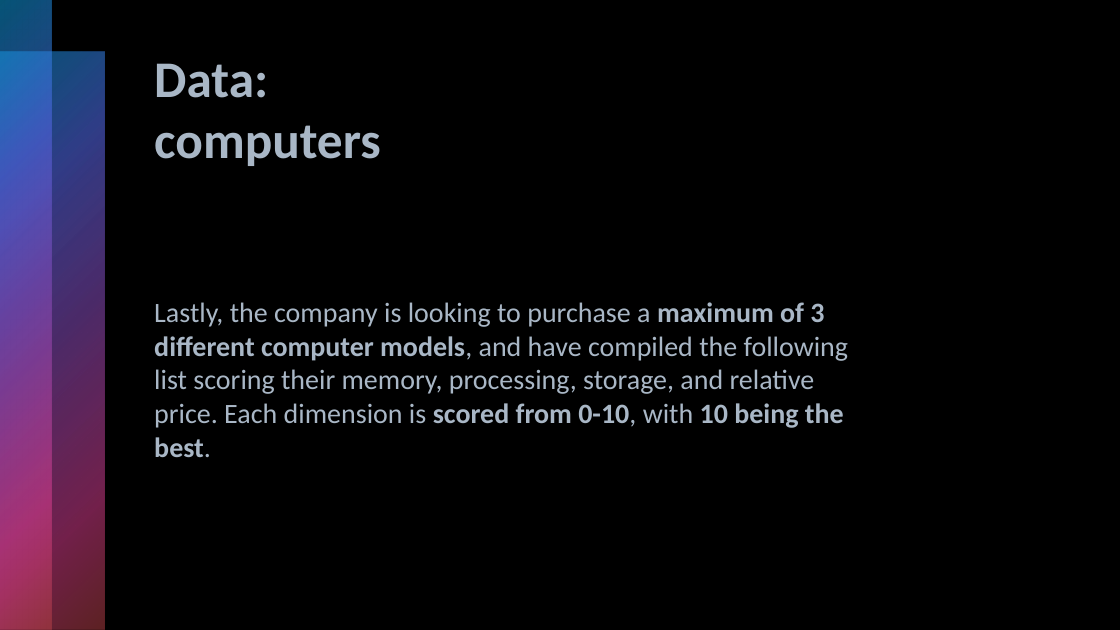
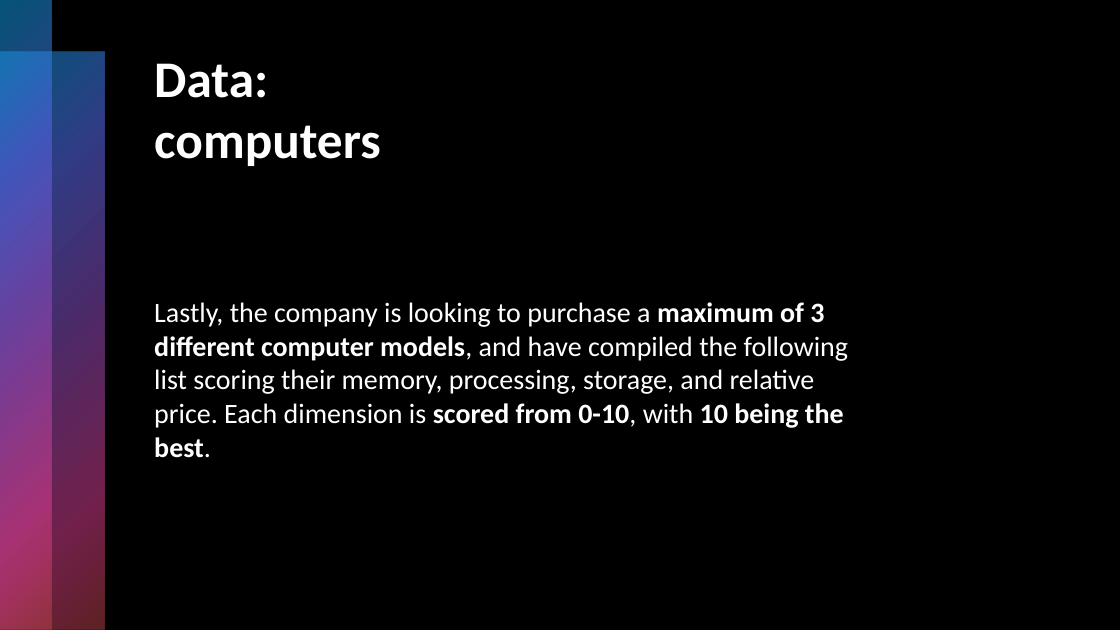
Before and after one commit to tunczyk101/computer_purchase_problem, a slide deck: slide 7 of ppt/J.Sliwa_TechnicalDebrief.pptx. Drawn at 1120x630 pixels with LibreOffice and Linux fonts; fonts in the diff are those of the drawing. Boxes give left, top, right and bottom in pixels: in the first picture for what was removed or moved away, otherwise in the second. Text is boxed around its words. In the diff, an @@ line names an element or a change of style, - is before the commit and + after.

```diff
--- a/ppt/J.Sliwa_TechnicalDebrief.pptx
+++ b/ppt/J.Sliwa_TechnicalDebrief.pptx
@@ title "Data: computers" at (x1=154, y1=63, x2=381, y2=166): text colour #A9B7C6 to #FFFFFF @@
@@ text "Lastly, the company is looking ..." at (x1=154, y1=302, x2=848, y2=458): text colour #A9B7C6 to #FFFFFF @@
```
Also in this commit, not shown: 3 other slides changed, 1 slide added, 1 other file.
